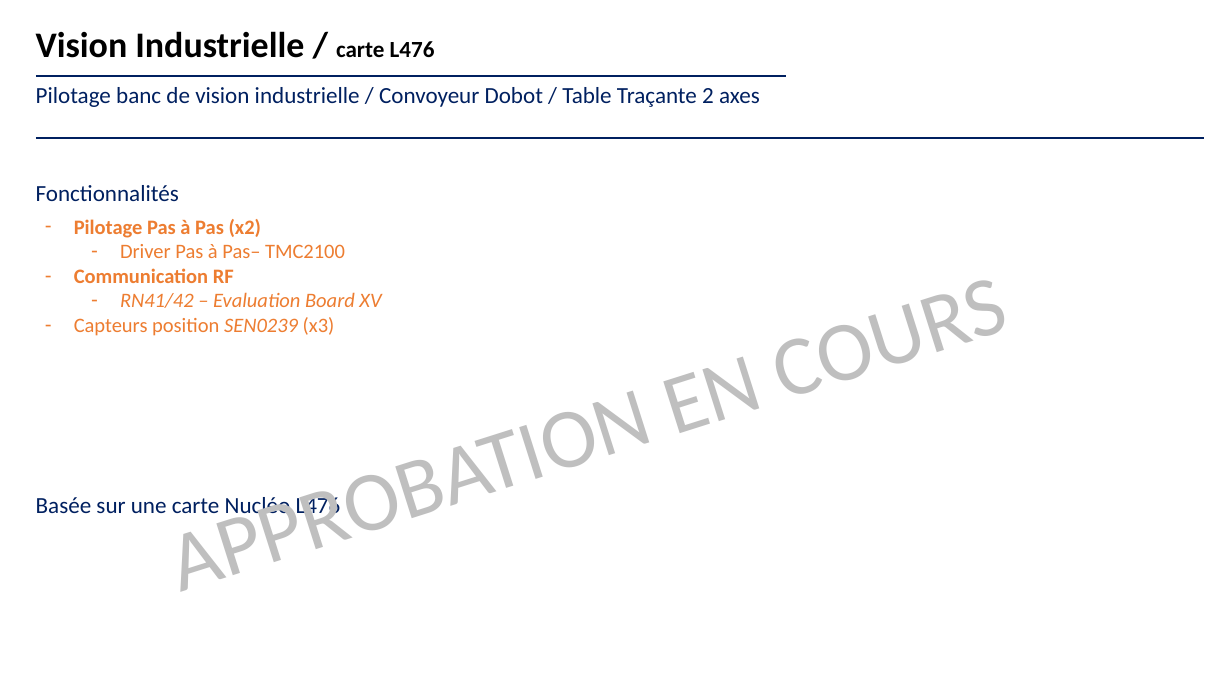
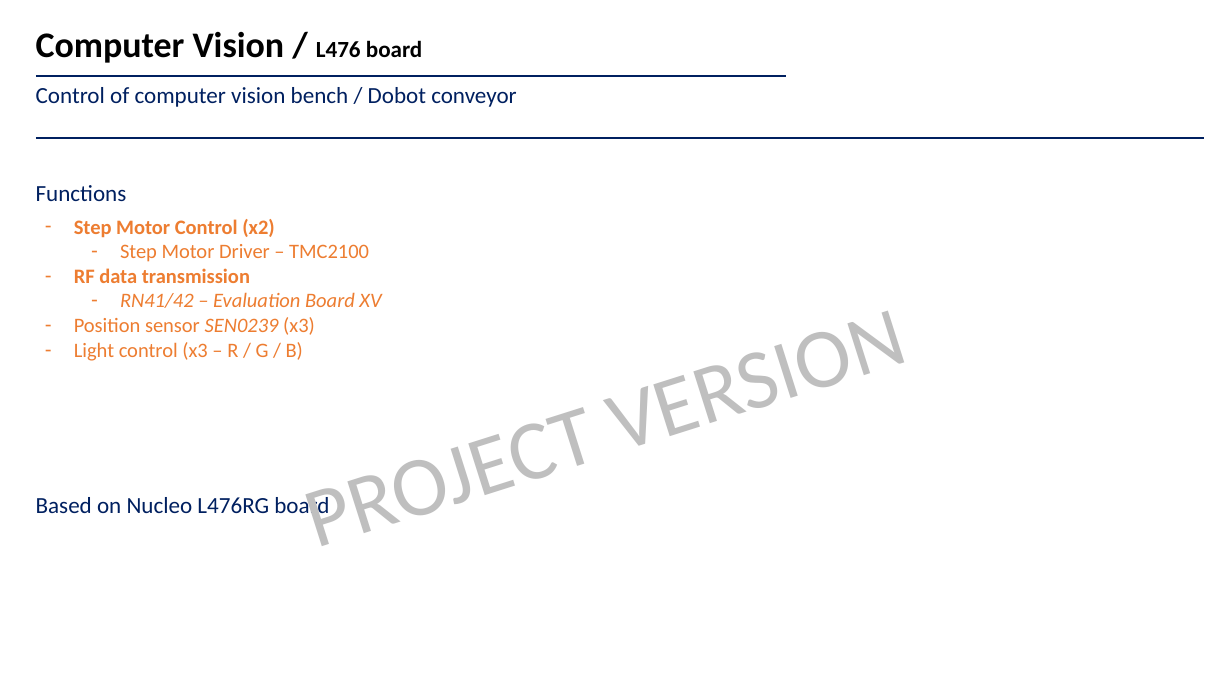
Before and after one commit to IOGS-LEnsE-embedded/Maquettes_LEnsE, a slide deck: slide 1 of Maquettes/Elec_Num_Emb/VisionIndustrielle_TP/brochages.pptx. Drawn at 1232x693 pixels with LibreOffice and Linux fonts; fonts in the diff are those of the drawing. Boxes give left, top, right and bottom in pixels: in the first picture for what was removed or moved away, otherwise in the second. Text is boxed around its words. In the diff, an @@ line names an element or a change of style, - is before the commit and + after.

```diff
--- a/Maquettes/Elec_Num_Emb/VisionIndustrielle_TP/brochages.pptx
+++ b/Maquettes/Elec_Num_Emb/VisionIndustrielle_TP/brochages.pptx
@@ text at <box>36,32,422,63</box>: text changed @@
-Vision Industrielle / carte L476
+Computer Vision / L476 board
@@ text at <box>36,87,516,107</box>: text changed @@
-Pilotage banc de vision industrielle / Convoyeur Dobot / Table Traçante 2 axes
+Control of computer vision bench / Dobot conveyor
@@ text at <box>36,185,127,201</box>: text changed @@
-Fonctionnalités
+Functions
@@ text at <box>74,219,369,283</box>: text changed @@
-– Pilotage Pas à Pas (x2)
-  – Driver Pas à Pas– TMC2100
-– Communication RF
+– Step Motor Control (x2)
+  – Step Motor Driver – TMC2100
+– RF data transmission
@@ text at <box>74,317,315,361</box>: text changed @@
-– Capteurs position SEN0239 (x3)
+– Position sensor SEN0239 (x3)
+– Light control (x3 – R / G / B)
@@ text at <box>674,357,765,433</box>: text changed @@
-APPROBATION EN COURS
+PROJECT VERSION
@@ text at <box>36,494,329,520</box>: text changed @@
-Basée sur une carte Nucléo L476
+Based on Nucleo L476RG board
```
Also in this commit, not shown: 2 other slides changed, 1 slide added.
